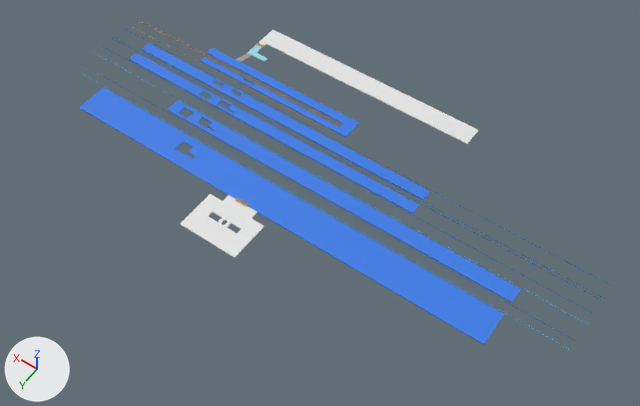
The FBX model Assets/models/1F.fbx as it was, and as the next commit left it.
Both versions are drawn from a 50 mm lens placed at (-328.0, 404.0, 555.0), pointed at (-58.0, 26.0, -39.0). Lighting does not change. The marker at lower left points along +X, +Y and +Z. The older version comes first. Where no turn or scale is listed for an object, it has been applied to the vertices.

The older version as bpy lines, for what is in view:
```python
me_立方体_004 = bpy.data.meshes.new('立方体.004')
me_立方体_004.from_pydata(...)  # 34 vertices, 19 faces; spans x -155.0..159.0, y -5.0..5.0, z -1.0..1.0
me_立方体_004.materials.append(mat_ホーム)  # blue #387be7
me_立方体_006 = bpy.data.meshes.new('立方体.006')
me_立方体_006.from_pydata(...)  # 32 vertices, 22 faces; spans x -169.0..178.0, y -7.0..7.0, z -1.0..1.0
me_立方体_006.materials.append(mat_ホーム)  # blue #387be7
me_立方体_079 = bpy.data.meshes.new('立方体.079')
me_立方体_079.from_pydata(...)  # 339 vertices, 177 faces; spans x -28.4..28.4, y -24.7..21.3, z -0.5..0.5
# before: 10 (-28.4, 21.3, 0.5) at pixel (234, 257), 11 (-28.4, 21.3, -0.5) at pixel (234, 258), 14 (28.4, 21.3, 0.5) at pixel (179, 223), 15 (28.4, 21.3, -0.5) at pixel (179, 224)
ob_中央口前通路 = bpy.data.objects.new('中央口前通路', me_立方体_079)
ob_中央口前通路.location = (-15.0, 99.7, -21.0)
ob_在来線2_3番ホーム = bpy.data.objects.new('在来線2,3番ホーム', me_立方体_006)
ob_在来線2_3番ホーム.location = (-70.5, 23.9, -21.0)
ob_在来線4_5番ホーム = bpy.data.objects.new('在来線4,5番ホーム', me_立方体_004)
ob_在来線4_5番ホーム.location = (21.4, -2.8, -21.0)
# also in view: '在来線6,7番ホーム' at (23.0, -20.0, -21.0); '在来線8,9,10番ホーム' at (42.0, -45.0, -21.0); '南道路' at (-16.0, -101.0, -25.0); '在来線0番ホーム' at (-34.0, 59.0, -21.0)
```
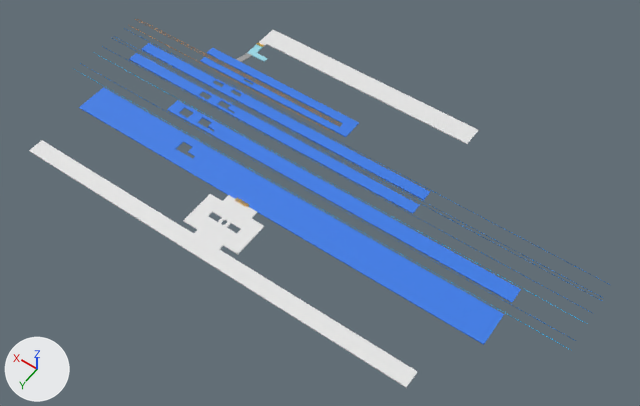
Where the newer file only moved an object's origin or applied its transform, the numbers keep the older frame.

Boxes [x1, y1, x2, y2] around the edits, measured in the pictures (640 x 406 px):
'北道路', added
    after: [29, 140, 417, 388]
'中央口前通路', reshaped
    before: [180, 194, 264, 258]
    after: [183, 194, 264, 255]

Diff of the bpy script that builds the scene:
```diff
--- a/Assets/models/1F.fbx.py
+++ b/Assets/models/1F.fbx.py
@@ me_立方体_079 @@
 # used by ob_中央口前通路; location = (-15.0, 99.7, -21.0)
-me_立方体_079.from_pydata(...)  # 339 vertices, 177 faces; spans x -28.4..28.4, y -24.7..21.3, z -0.5..0.5
+me_立方体_079.from_pydata(...)  # 339 vertices, 177 faces; spans x -28.4..28.4, y -24.7..17.3, z -0.5..0.5
+# me_立方体_079 part 1
+for i in [10, 11, 14, 15]: me_立方体_079.vertices[i].co += Vector((0.0, -4.0, 0.0))
@@ me_立方体_147 @@
+me_立方体_147.from_pydata(...)  # 20 vertices, 18 faces; spans x -192.0..192.0, y -12.0..8.0, z -1.0..1.0
@@ ob_北道路 @@
+ob_北道路 = bpy.data.objects.new('北道路', me_立方体_147)
+ob_北道路.location = (-20.5, 129.3, -21.0)
```
